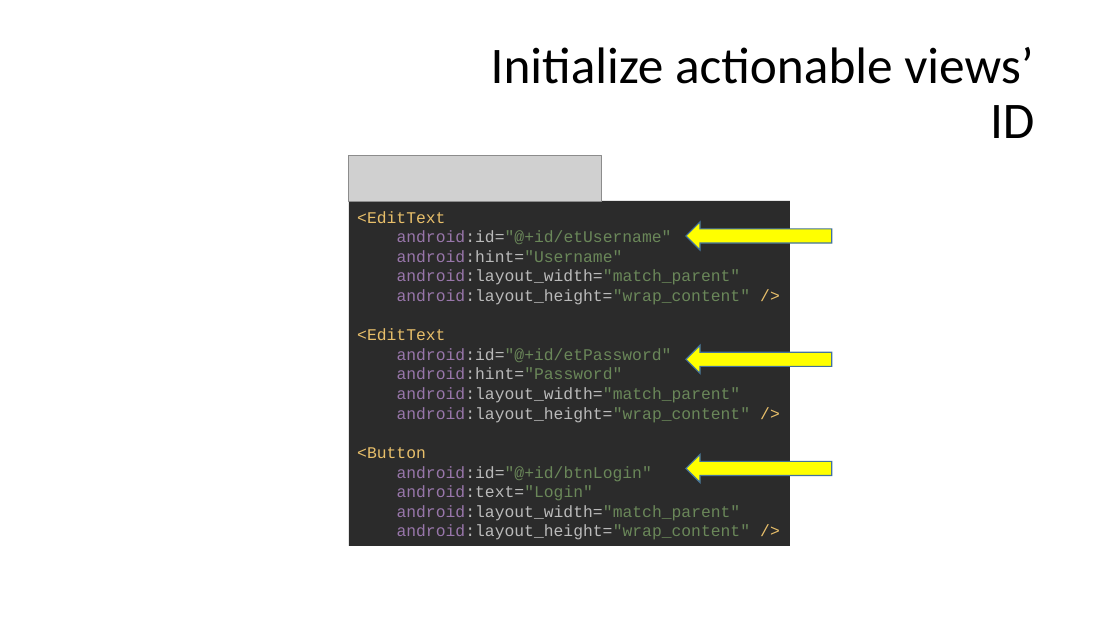
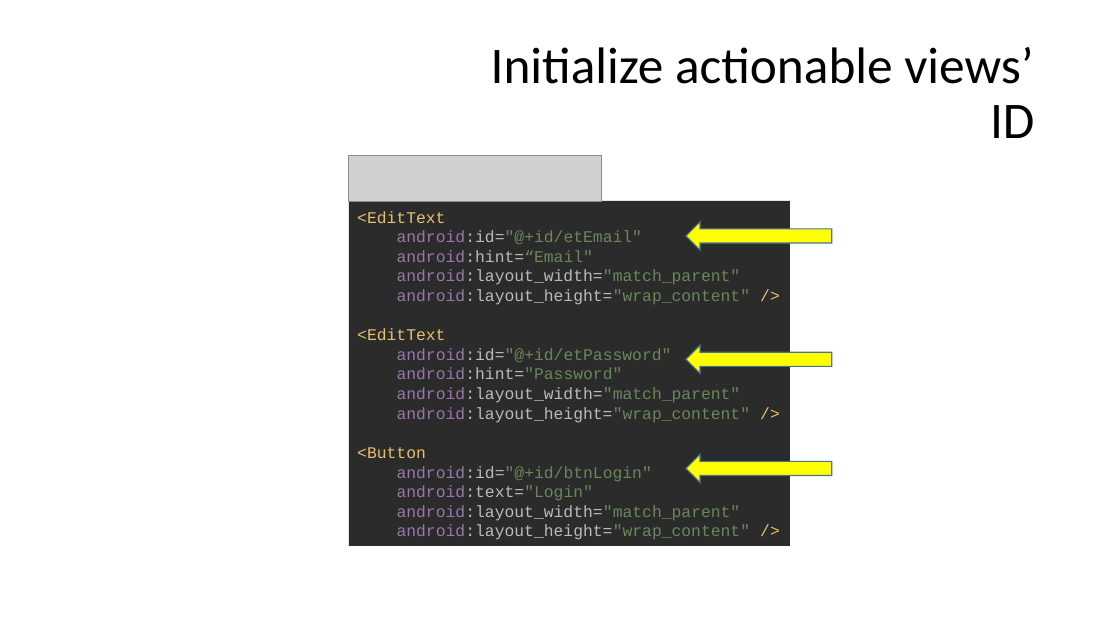
Before and after one commit to Nadzmi-Freelance/Android-Training, a slide deck: slide 22 of presentation/project.pptx (slide 21 before the commit). Drawn at 1120x630 pixels with LibreOffice and Linux fonts; fonts in the diff are those of the drawing; grey boxes stand for pictures. Boxes give left, top, right and bottom in pixels: in the first picture for what was removed or moved away, otherwise in the second. Text is boxed around its words. In the diff, an @@ line names an element or a change of style, - is before the commit and + after.

```diff
--- a/presentation/project.pptx
+++ b/presentation/project.pptx
@@ text in rectangle at <box>357,211,751,540</box>: text changed @@
-<EditText
-android:id="@+id/etUsername"
-android:hint="Username"
-android:layout_width="match_parent"
-android:layout_height="wrap_content" />
-<EditText
-android:id="@+id/etPassword"
-android:hint="Password"
-android:layout_width="match_parent"
-android:layout_height="wrap_content" />
-<Button
-android:id="@+id/btnLogin"
-android:text="Login"
-android:layout_width="match_parent"
-android:layout_height="wrap_content" />
+<EditText
+android:id="@+id/etEmail"
+android:hint=“Email"
+android:layout_width="match_parent"
+android:layout_height="wrap_content" />
+<EditText
+android:id="@+id/etPassword"
+android:hint="Password"
+android:layout_width="match_parent"
+android:layout_height="wrap_content" />
+<Button
+android:id="@+id/btnLogin"
+android:text="Login"
+android:layout_width="match_parent"
+android:layout_height="wrap_content" />
```
Also in this commit, not shown: 5 other slides changed, 13 slides added, 3 slides removed, 8 other files.
